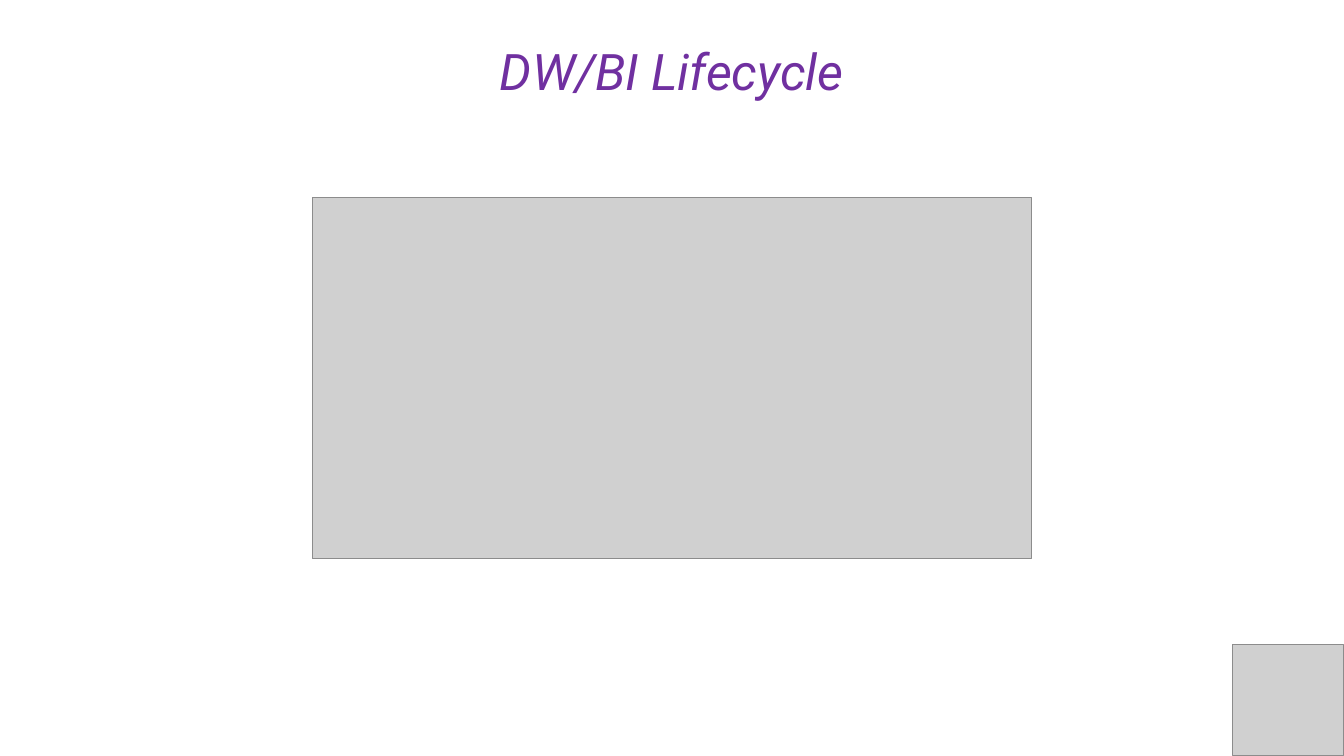
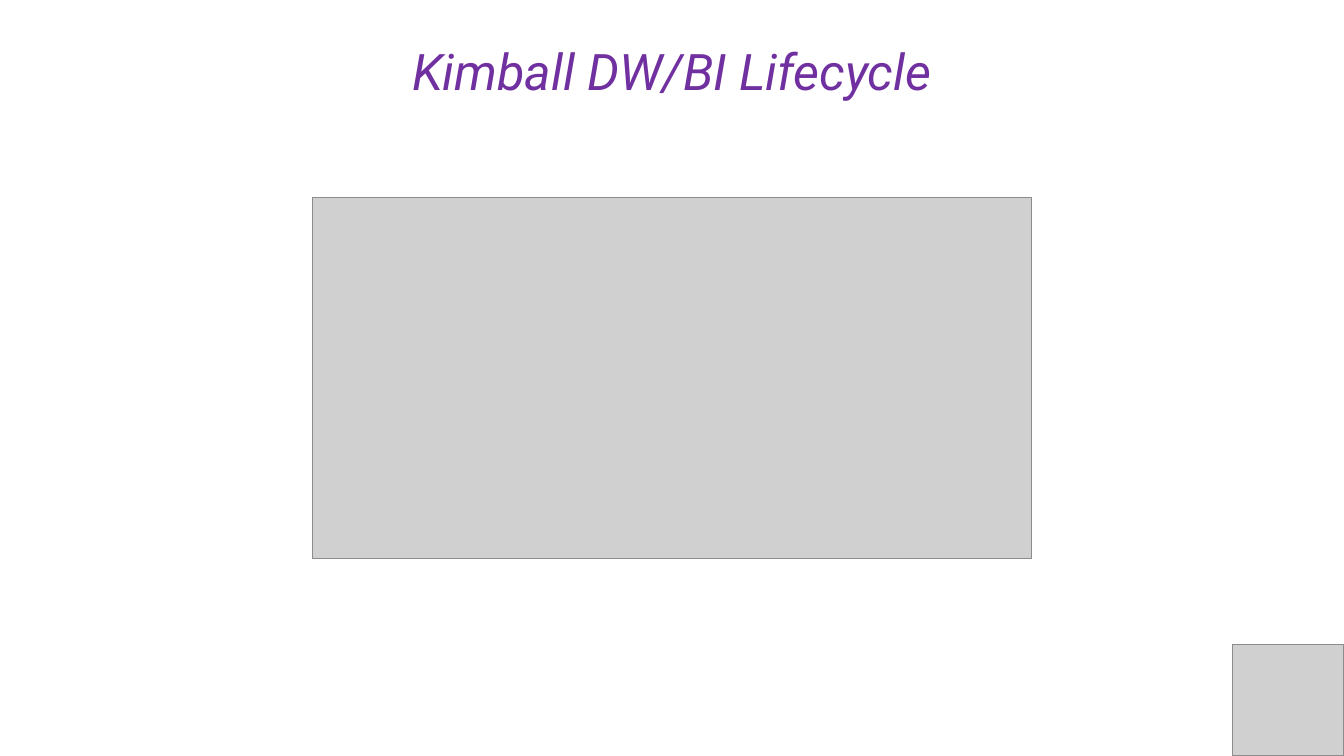
Before and after one commit to cesaramehri/Firn_CaseStudyTest, a slide deck: slide 2 of Presentation/Case Study - Presentation.pptx (slide 1 before the commit). Drawn at 1344x756 pixels with LibreOffice and Linux fonts; fonts in the diff are those of the drawing; grey boxes stand for pictures. Boxes give left, top, right and bottom in pixels: in the first picture for what was removed or moved away, otherwise in the second. Text is boxed around its words. In the diff, an @@ line names an element or a change of style, - is before the commit and + after.

```diff
--- a/Presentation/Case Study - Presentation.pptx
+++ b/Presentation/Case Study - Presentation.pptx
@@ text at [412,51,931,101]: text changed @@
-DW/BI Lifecycle
+Kimball DW/BI Lifecycle
```
Also in this commit, not shown: 4 slides added.
